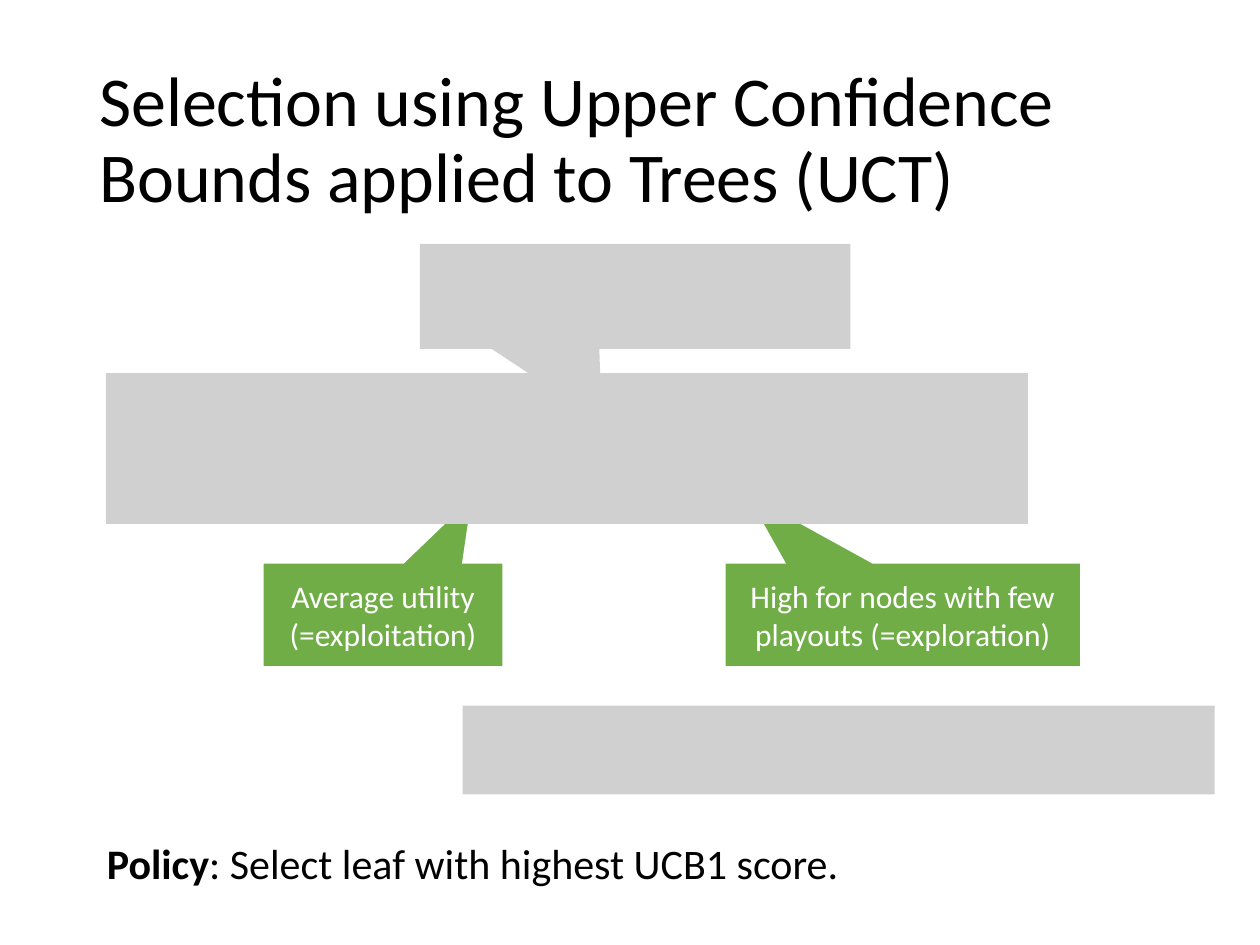
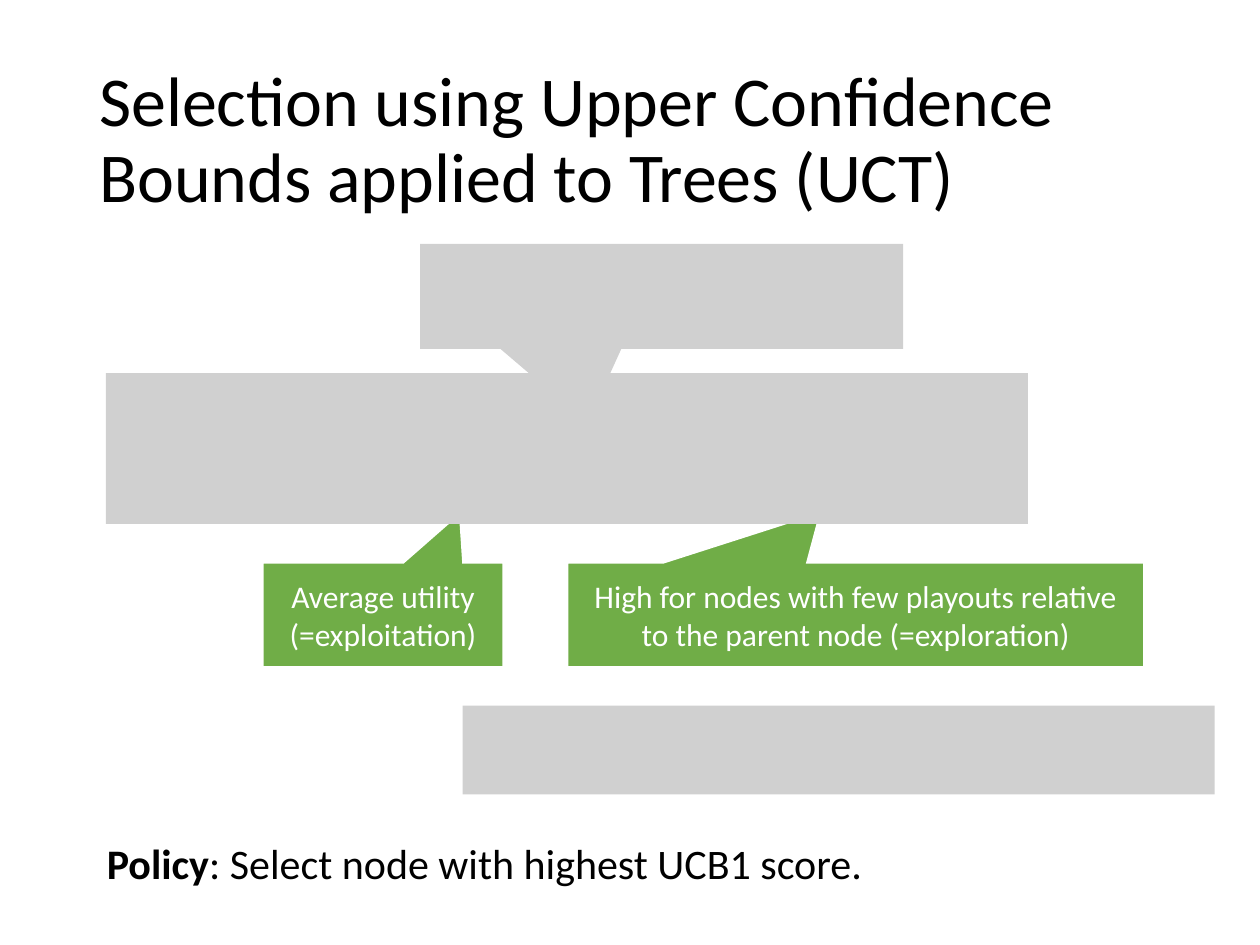
Before and after one commit to mhahsler/CS7320-AI, a slide deck: slide 34 of slides/05_games.pptx (slide 33 before the commit). Drawn at 1260x945 pixels with LibreOffice and Linux fonts; fonts in the diff are those of the drawing; grey boxes stand for pictures. Boxes give left, top, right and bottom in pixels: in the first picture for what was removed or moved away, otherwise in the second. Text is boxed around its words. In the diff, an @@ line names an element or a change of style, - is before the commit and + after.

```diff
--- a/slides/05_games.pptx
+++ b/slides/05_games.pptx
@@ picture: place and size @@
-picture at [420, 244, 850, 349]
+picture at [420, 244, 902, 349]
@@ speech box "High for nodes with few ...": place and size @@
-speech box "High for nodes with few ..." at [724, 562, 1081, 667]
+speech box "High for nodes with few ..." at [567, 562, 1144, 667]
@@ speech box "High for nodes with few ..." at [567, 562, 1144, 667]: proportions changed @@
@@ text in speech box at [594, 586, 1116, 651]: text changed @@
-High for nodes with few playouts (=exploration)
+High for nodes with few playouts relative to the parent node (=exploration)
@@ text at [107, 849, 862, 887]: text changed @@
-Policy: Select leaf with highest UCB1 score.
+Policy: Select node with highest UCB1 score.
```
Also in this commit, not shown: 15 other slides changed, 2 slides added, 1 other file.
